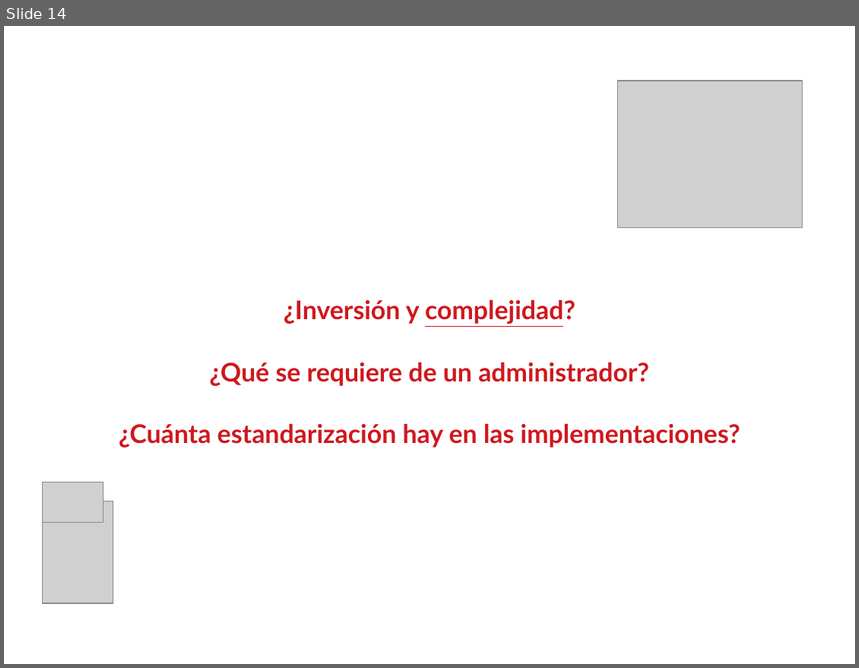
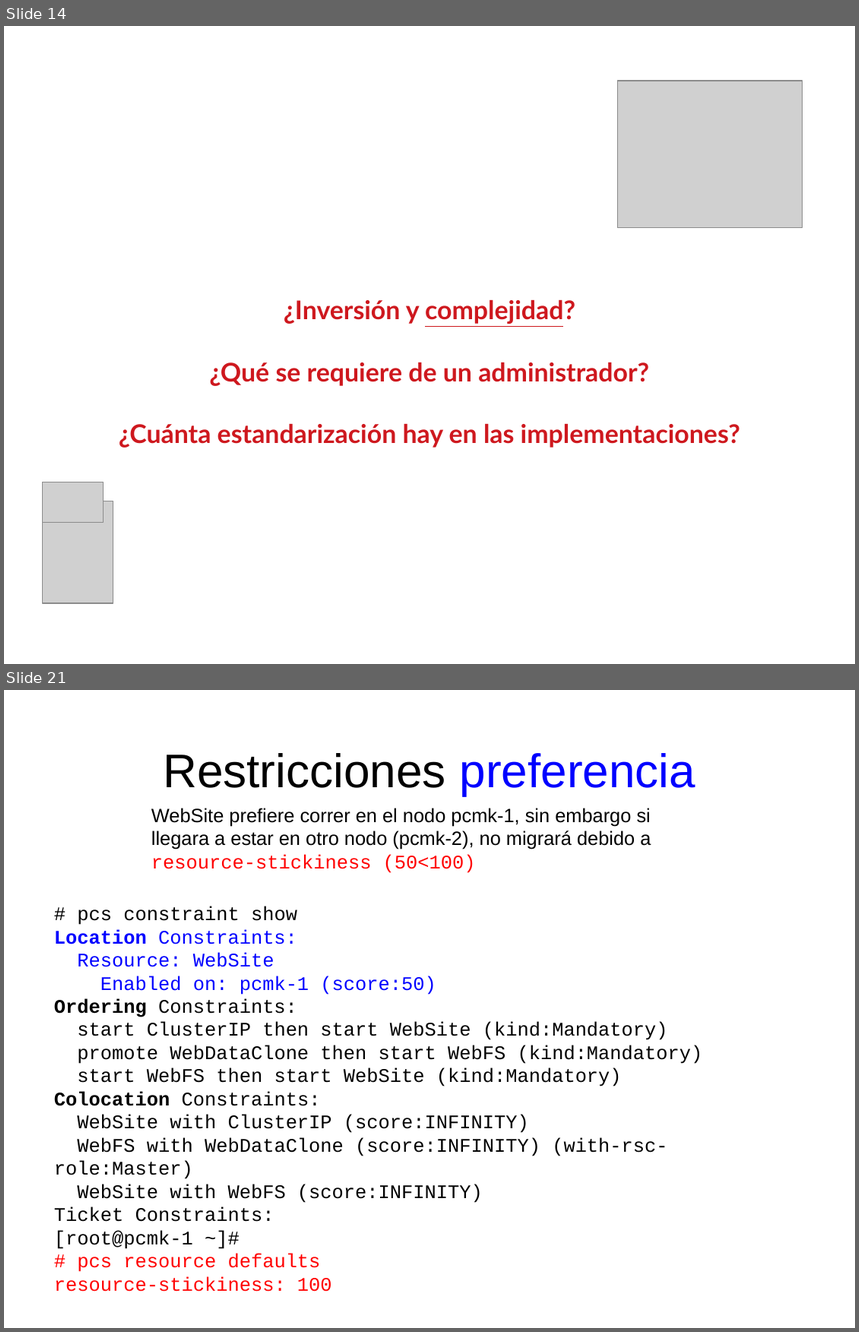
Before and after one commit to niniadcobre/asa, a slide deck: clases/cluster.odp. Shown one above the other, each under a label of ours: slide 14 before the commit, slides 14 and 21 after it; the slides between them are not shown. The pictures are 859x668 and 859x1332 pixels, drawn with LibreOffice and Linux fonts; fonts in the diff are those of the drawing; grey boxes stand for pictures. Boxes give left, top, right and bottom in pixels: in the first picture for what was removed or moved away, otherwise in the second. Text is boxed around its words. In the diff, an @@ line names an element or a change of style, - is before the commit and + after.

Commit message:
explicacion restricciones

```diff
--- a/clases/cluster.odp
+++ b/clases/cluster.odp
@@ slide 21 added at <box>4,690,855,1328</box>, background #FFFFFF @@
@@ title added at <box>163,753,696,796</box>, 44 pt, text #000000 @@
+Restricciones preferencia
@@ text added at <box>151,808,651,873</box>, 18 pt, text #000000 @@
+WebSite prefiere correr en el nodo pcmk-1, sin embargo si llegara a estar en otro nodo (pcmk-2), no migrará debido a resource-stickiness (50<100)
@@ text added at <box>54,906,703,1292</box>, 18 pt, text #000000 @@
+# pcs constraint show
+Location Constraints:
+Resource: WebSite
+Enabled on: pcmk-1 (score:50)
+Ordering Constraints:
+start ClusterIP then start WebSite (kind:Mandatory)
+promote WebDataClone then start WebFS (kind:Mandatory)
+start WebFS then start WebSite (kind:Mandatory)
+Colocation Constraints:
+WebSite with ClusterIP (score:INFINITY)
+WebFS with WebDataClone (score:INFINITY) (with-rsc-role:Master)
+WebSite with WebFS (score:INFINITY)
+Ticket Constraints:
+[root@pcmk-1 ~]#
+# pcs resource defaults
+resource-stickiness: 100
```
Also in this commit, not shown: 6 other slides added.
